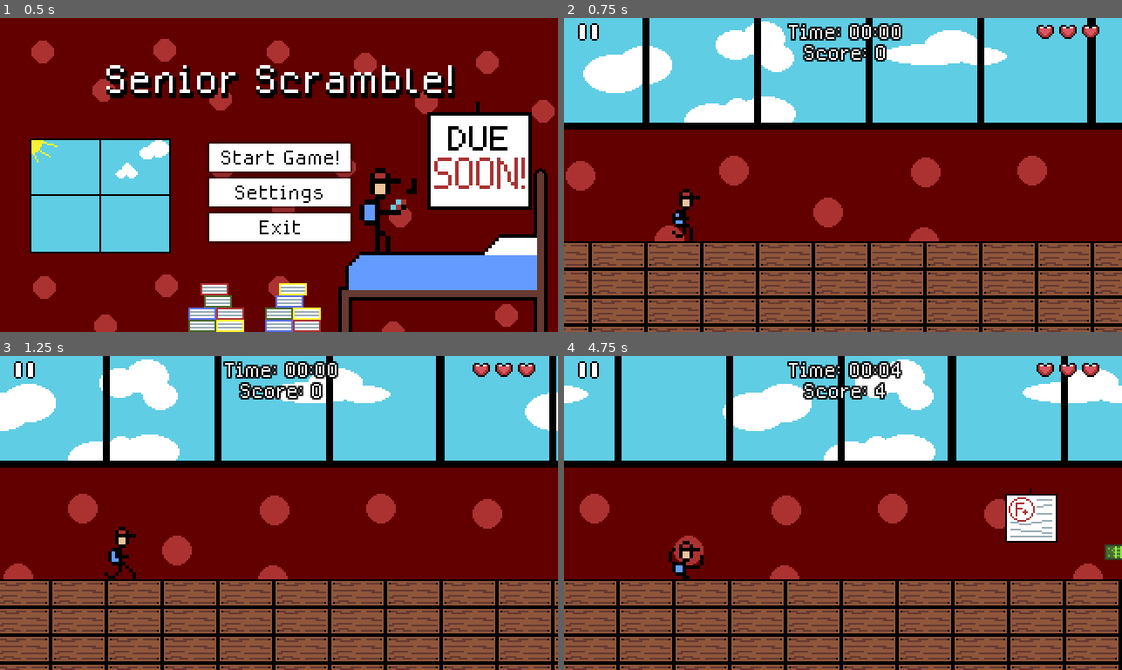
Above: before the commit, frames 1-4 (two rows, left to right).
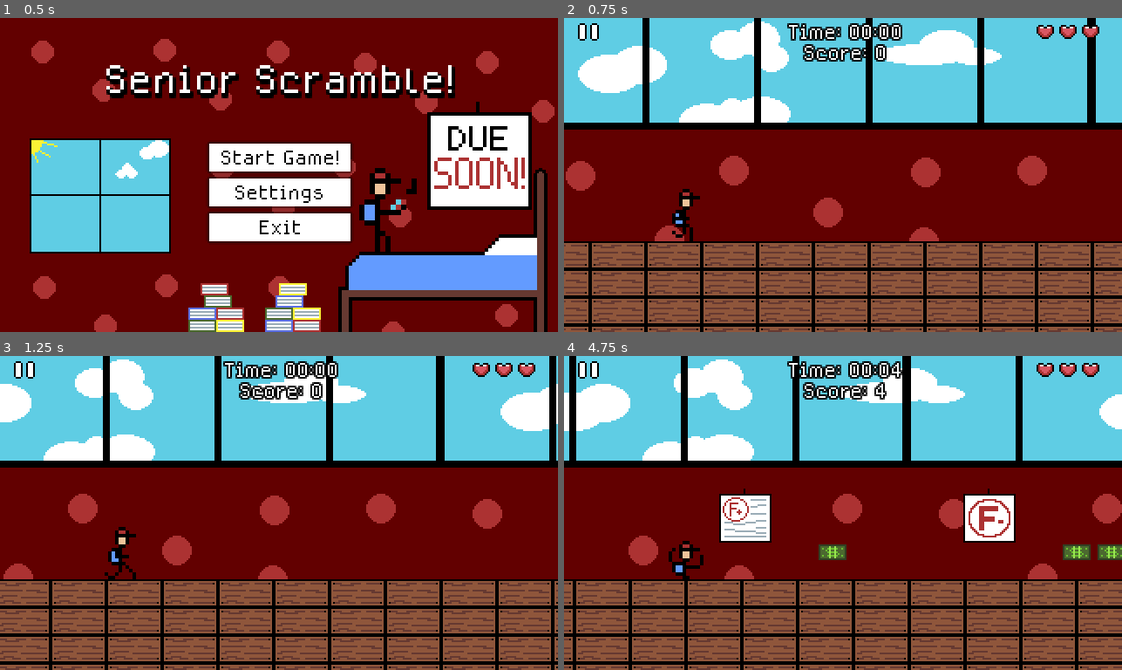
Above: after the commit, the same moments.

Repository: jmate03/Senior-Scramble
Game: Godot game, scene res://scenes/main_menu.tscn
Same seed, same stepped clock (60 frames per second), same inputs: the game is played once before the commit and once after it. Sound files missing from this copy of the repository are replaced by a short silence.
Inputs (mouse positions are in pixels of both pictures, inside the frame that each line leads up to):
- Up to frame 1 (0.5 s): no input
- Up to frame 2 (0.75 s): click "Start Game!" at 0.5 s
- Up to frame 3 (1.25 s): no input
- Up to frame 4 (4.75 s): move the mouse to (965, 497) at 1.27 s; hold Right (ui_right) 1.28-2.78 s; right-click (965, 497) at 1.35 s; click (965, 497) at 1.52 s; move the mouse to (731, 528) at 2.02 s; right-click (731, 528) at 2.1 s; click (731, 528) at 2.27 s; move the mouse to (898, 443) at 2.77 s; hold Left (ui_left) 2.78-3.53 s; right-click (898, 443) at 2.85 s; move the mouse to (815, 575) at 3.52 s; hold Right (ui_right) from 3.53 s (still down); right-click (815, 575) at 3.6 s; click (815, 575) at 3.77 s; move the mouse to (1010, 560) at 4.27 s; right-click (1010, 560) at 4.35 s; click (1010, 560) at 4.52 s

Frame 1 is identical in both runs. In frame 2, 0.9% of the frame differs, in the area x 2-80%, y 1-34%; in frame 3, 4.0%; in frame 4, 29%, in the area x 0-100%, y 0-100%.

Commit message:
added gradual speed increase

Diff:
--- a/scenes/background.tscn
+++ b/scenes/background.tscn
@@ -10,7 +10,7 @@
 [node name="ParallaxBackground" type="ParallaxBackground" parent="."]
 
 [node name="Background" type="ParallaxLayer" parent="ParallaxBackground"]
-motion_scale = Vector2(0.6, 0.6)
+motion_scale = Vector2(0.8, 0.8)
 motion_mirroring = Vector2(320, 0)
 
 [node name="Sky" type="Sprite2D" parent="ParallaxBackground/Background"]
--- a/scripts/game.gd
+++ b/scripts/game.gd
@@ -2,7 +2,11 @@
 var game_running : bool
 var game_over : bool
 var score
-var time_elapsed: float
+var time_elapsed: float = 0.0
+var game_speed: float = 100.0
+var base_speed: float = 100.0
+var max_speed: float = 300.0
+var increase_rate: float = 3
 
 @onready var player = $Player
 @onready var obstacle_spawner = $obstacle_spawner
@@ -33,6 +37,8 @@
 	if game_running:
 		update_time(delta)
 		update_score(delta)
+		update_difficulty(delta)
+		update_objects()
 		var ground_speed = ground.SCROLL_SPEED
 		background.scroll(ground_speed, delta)
 	if Input.is_action_just_pressed("pause"):
@@ -45,6 +51,14 @@
 	$"UI/Score Timer Label".text = "Score: 0"
 	$"UI/Score Timer".start()
 
+func update_difficulty(delta):
+	game_speed = min(base_speed +(time_elapsed * increase_rate), max_speed)
+	ground.SCROLL_SPEED = game_speed
+
+func update_objects():
+	for child in obstacle_spawner.get_children():
+		if "speed" in child:
+			child.speed = game_speed
 func update_score(delta):
 	score += delta
 	$"UI/Score Timer Label".text = "Score: " + str(int(score))
--- a/scripts/ground.gd
+++ b/scripts/ground.gd
@@ -3,7 +3,7 @@
 var game_over : bool
 var scroll: float = 0.0
 var score
-const SCROLL_SPEED : float = 100
+var SCROLL_SPEED : float = 100
 var screen_size : Vector2i
 
 # Called when the node enters the scene tree for the first time.
--- a/scripts/obstacle_spawner.gd
+++ b/scripts/obstacle_spawner.gd
@@ -5,8 +5,8 @@
 
 @export var spawn_x_position := 350.0
 @export var ground_y_position := 128.5
-@export var min_spawn_interval := 1.5
-@export var max_spawn_interval := 3.5
+@export var min_spawn_interval := 0.8
+@export var max_spawn_interval := 2.0
 
 var time_until_next_spawn := 0.0
 var time_elapsed := 0.0
